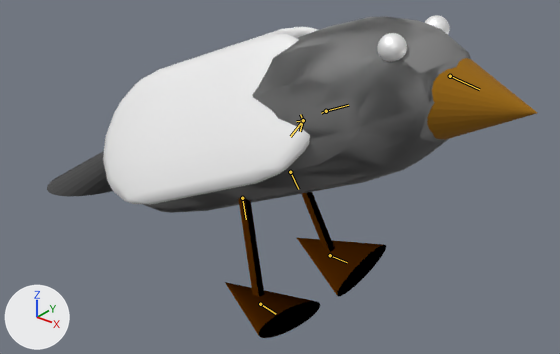
Renders of the glTF model Assets/Misc/pigeon.glb from each side of a commit.
Rendered twice from a camera (50 mm lens) standing at (12.14, -14.84, 12.36) and looking at (-0.04, 0.39, 2.92). The lights are fixed; the arrows at lower left show +X, +Y and +Z. The bones that bend it are drawn over the model as lines.

In view in the first picture: 'Body', 'Legs'.
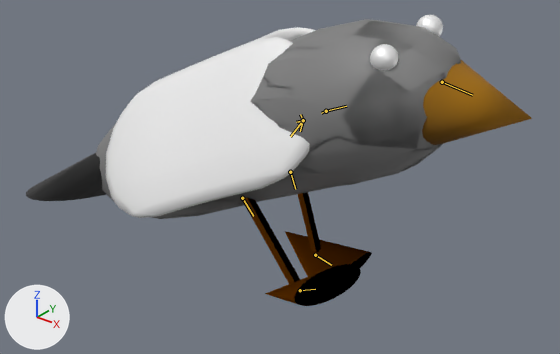
Commit message: walking animation

The newer file adds an action. The first version stands in its rest pose; the second is drawn at frame 5 of the action 'WalkAnimation'.

Where the change shows, as pixel boxes [x1, y1, x2, y2] in the pictures (560 x 354 px):
'Body', posed
    before: [47, 15, 537, 213]
    after: [26, 15, 532, 219]
'Legs', posed (19% narrower, 22% shorter)
    before: [225, 192, 386, 338]
    after: [241, 192, 372, 306]
bone 'Bone.001', root to tip
    before: (303, 120) to (298, 121)
    after: (303, 120) to (298, 122)
bone 'Bone.002', root to tip
    before: (303, 120) to (296, 121)
    after: (303, 120) to (296, 122)
bone 'Bone.003', root to tip
    before: (303, 120) to (300, 120)
    after: (303, 120) to (301, 120)
bone 'Bone.007', root to tip
    before: (242, 198) to (246, 219)
    after: (242, 198) to (253, 216)
bone 'Bone.005', root to tip
    before: (290, 172) to (298, 189)
    after: (290, 172) to (295, 189)
bone 'Bone.012', root to tip
    before: (326, 111) to (348, 105)
    after: (326, 111) to (346, 106)

What the commit changed:
Bone 'Bone.001' (bone_bone_001) turns from (0, 0, 0) to (5, 3, 0) degrees about its own x, y and z.
Bone 'Bone.002' (bone_bone_002) turns from (0, 0, 0) to (0, 0, 5) degrees about its own x, y and z.
Bone 'Bone.003' (bone_bone_003) turns from (0, 0, 0) to (0, 0, 5) degrees about its own x, y and z.
Bone 'Bone.007' (bone_bone_007) turns from (0, 0, 0) to (4, 3, 31) degrees about its own x, y and z.
Bone 'Bone.005' (bone_bone_005) turns from (0, 0, 0) to (4, 3, -9) degrees about its own x, y and z.
Bone 'Bone.012' (bone_bone_012) turns from (0, 0, 0) to (-1, 12, -6) degrees about its own x, y and z.
